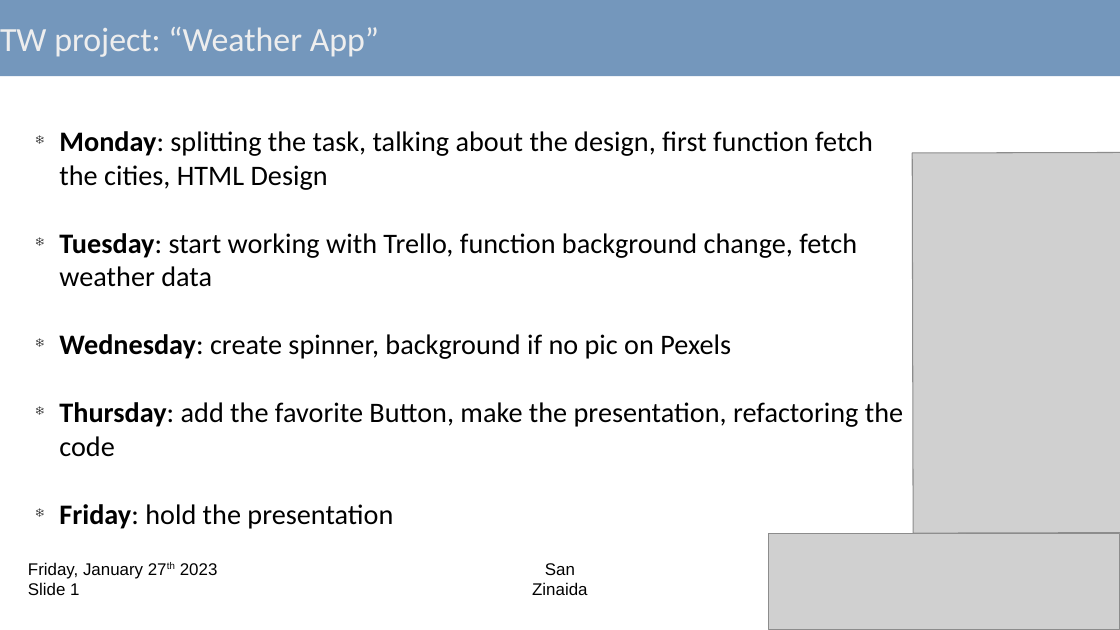
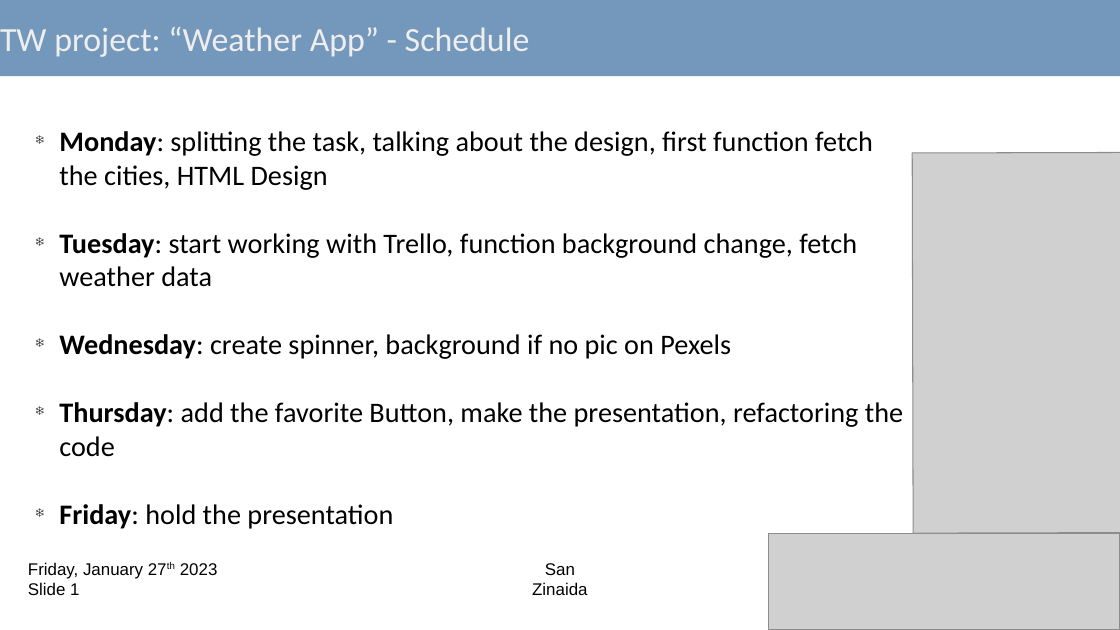
Before and after one commit to CodecoolGlobal/weather-app-javascript-San040893, a slide deck: slide 2 of Presentation/20230127_WeatherApp presentation.odp. Drawn at 1120x630 pixels with LibreOffice and Linux fonts; fonts in the diff are those of the drawing; grey boxes stand for pictures. Boxes give left, top, right and bottom in pixels: in the first picture for what was removed or moved away, otherwise in the second. Text is boxed around its words. In the diff, an @@ line names an element or a change of style, - is before the commit and + after.

Commit message:
weather app

```diff
--- a/Presentation/20230127_WeatherApp presentation.odp
+++ b/Presentation/20230127_WeatherApp presentation.odp
@@ title at box(0, 27, 530, 57): text changed @@
-TW project: “Weather App”
+TW project: “Weather App” - Schedule
```
Also in this commit, not shown: 1 other slide changed, 1 other file.
